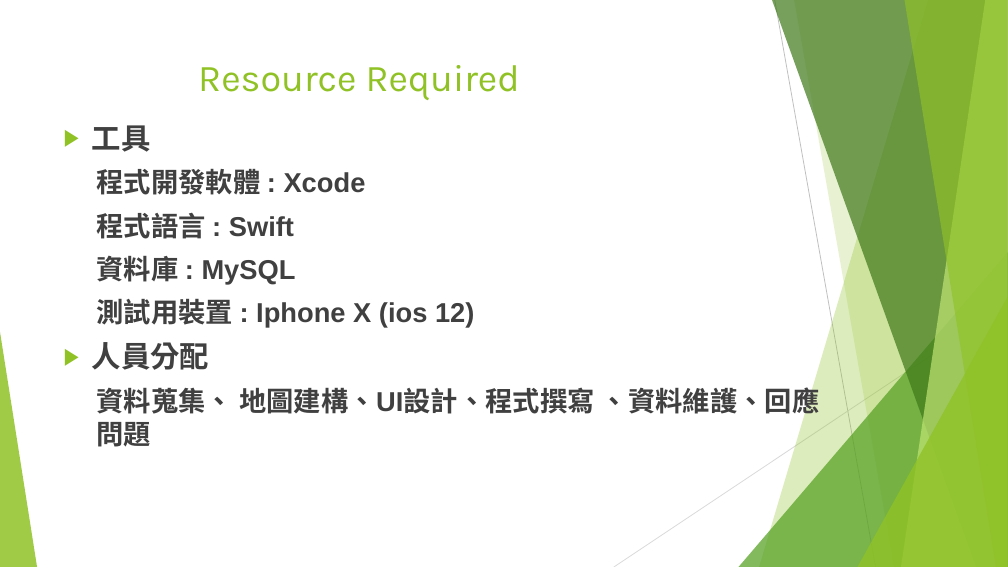
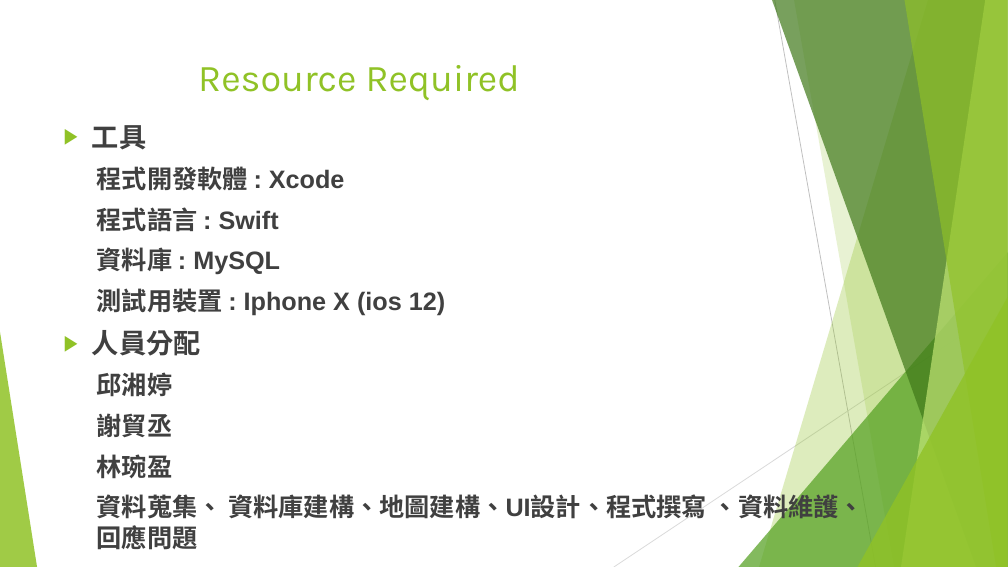
Before and after one commit to 0551102/107_SE_Team-10, a slide deck: slide 11 of 軟工期中v3.pptx (slide 10 before the commit). Drawn at 1008x567 pixels with LibreOffice and Linux fonts; fonts in the diff are those of the drawing. Boxes give left, top, right and bottom in pixels: in the first picture for what was removed or moved away, otherwise in the second. Text is boxed around its words. In the diff, an @@ line names an element or a change of style, - is before the commit and + after.

```diff
--- a/軟工期中v3.pptx
+++ b/軟工期中v3.pptx
@@ text at (92, 125, 445, 356): size 28 to 25.9 pt in "工具", "人員分配"; size 26 to 24.1 pt in "程式開發軟體 : Xcode", "程式語言 : Swift", "資料庫 : MySQL", "測試用裝置 : Iphone X (ios 12)" @@
@@ text at (97, 372, 864, 524): text changed; size 26 to 24.1 pt @@
-  資料蒐集、 地圖建構、UI設計、程式撰寫 、資料維護、回應問題
+  邱湘婷
+  謝貿丞
+  林琬盈
+  資料蒐集、 資料庫建構、地圖建構、UI設計、程式撰寫 、資料維護、回應問題
```
Also in this commit, not shown: 1 other slide changed, 1 slide added.
